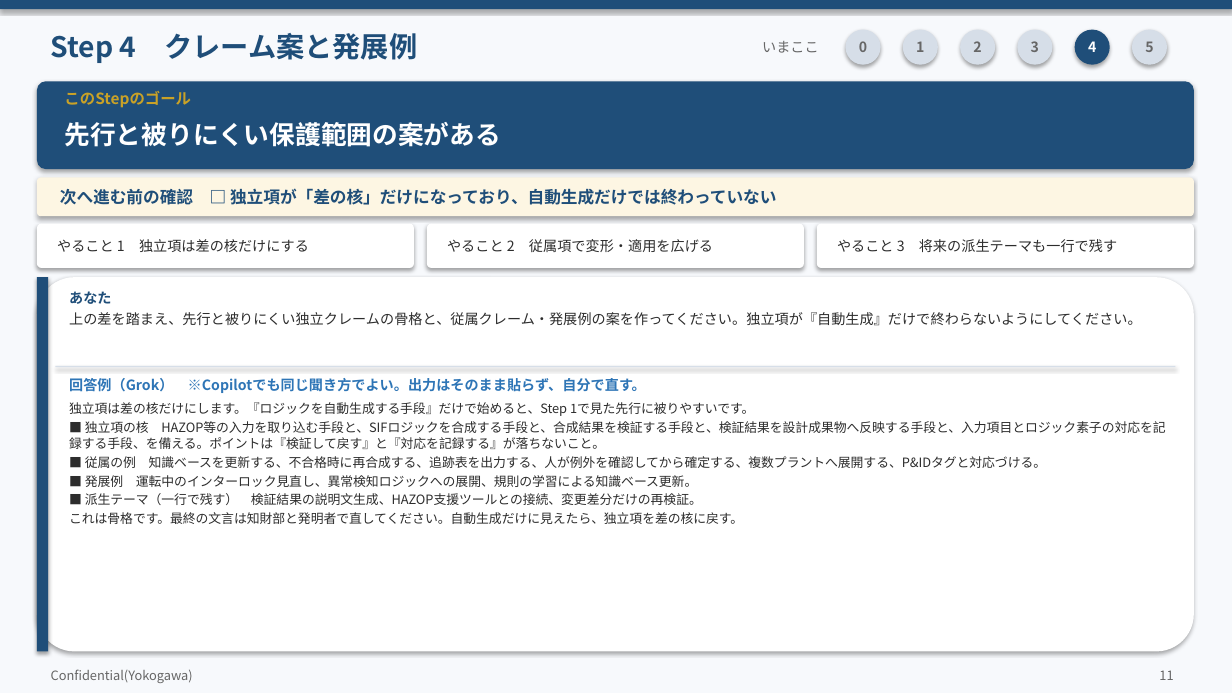
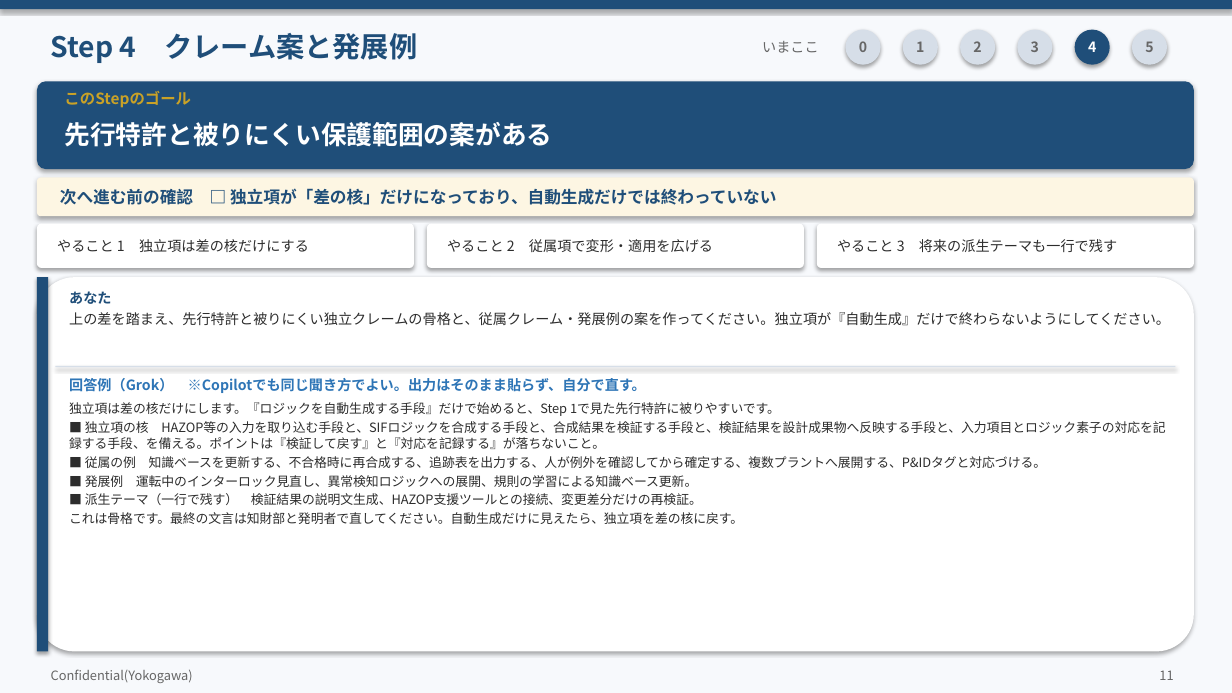
Before and after one commit to zhexingwang/ppt, a slide deck: slide 11 of decks/05_Copilot発明開示書/Copilot発明開示書_訂正反映.pptx. Drawn at 1232x693 pixels with LibreOffice and Linux fonts; fonts in the diff are those of the drawing. Boxes give left, top, right and bottom in pixels: in the first picture for what was removed or moved away, otherwise in the second. Text is boxed around its words. In the diff, an @@ line names an element or a change of style, - is before the commit and + after.

```diff
--- a/decks/05_Copilot発明開示書/Copilot発明開示書_訂正反映.pptx
+++ b/decks/05_Copilot発明開示書/Copilot発明開示書_訂正反映.pptx
@@ text at bbox=[65, 122, 553, 147]: text changed @@
-先行と被りにくい保護範囲の案がある
+先行特許と被りにくい保護範囲の案がある
@@ text at bbox=[69, 312, 1170, 326]: text changed @@
-上の差を踏まえ、先行と被りにくい独立クレームの骨格と、従属クレーム・発展例の案を作ってください。独立項が『自動生成』だけで終わらないようにしてください。
+上の差を踏まえ、先行特許と被りにくい独立クレームの骨格と、従属クレーム・発展例の案を作ってください。独立項が『自動生成』だけで終わらないようにしてください。
@@ text at bbox=[69, 402, 780, 416]: text changed @@
-独立項は差の核だけにします。『ロジックを自動生成する手段』だけで始めると、Step 1で見た先行に被りやすいです。
+独立項は差の核だけにします。『ロジックを自動生成する手段』だけで始めると、Step 1で見た先行特許に被りやすいです。
```
Also in this commit, not shown: 8 other slides changed, 13 other files.
